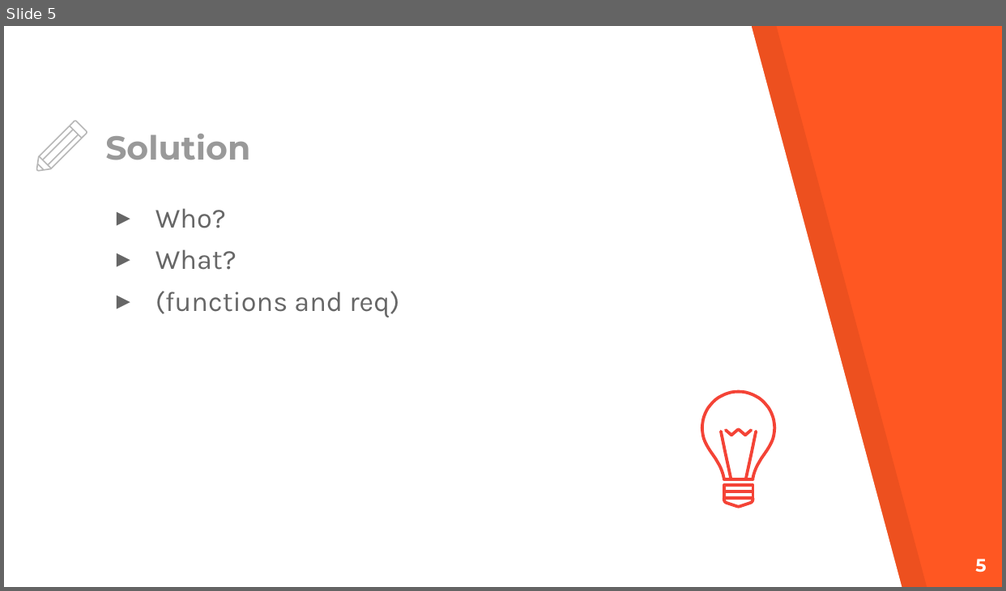
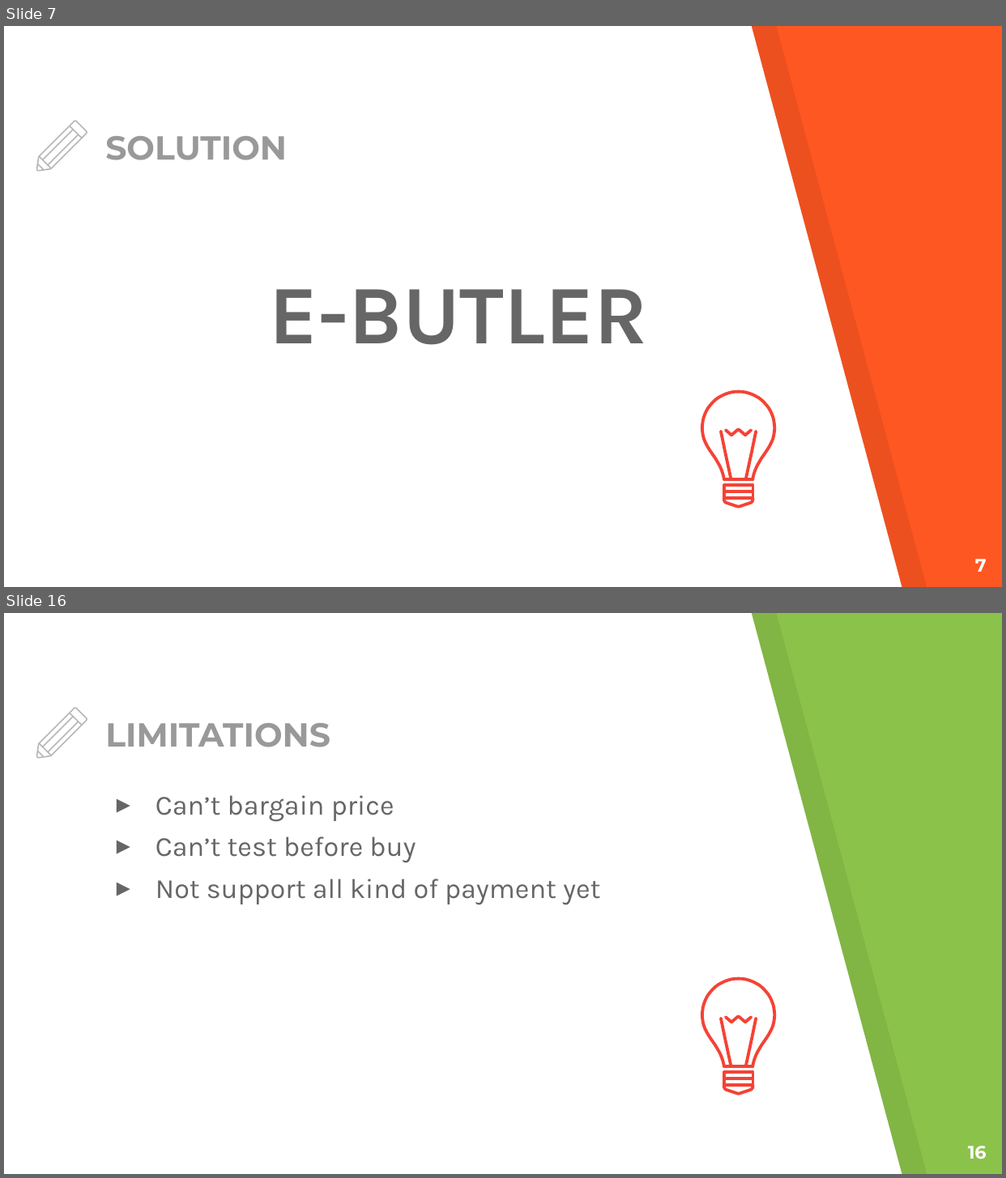
Before and after one commit to huukhang20/SWP391, a slide deck: Documents/pp_miniCap.pptx. Shown one above the other, each under a label of ours: slide 5 before the commit, slides 7 and 16 after it; the slides between them are not shown. The pictures are 1006x591 and 1006x1178 pixels, drawn with LibreOffice and Linux fonts; fonts in the diff are those of the drawing. Boxes give left, top, right and bottom in pixels: in the first picture for what was removed or moved away, otherwise in the second. Text is boxed around its words. In the diff, an @@ line names an element or a change of style, - is before the commit and + after.

```diff
--- a/Documents/pp_miniCap.pptx
+++ b/Documents/pp_miniCap.pptx
@@ slide 16 added at [4, 613, 1002, 1174], background #8BC34A; not listed: 2 template elements that a slide beside it also shows @@
@@ title added at [105, 723, 330, 747], 24 pt, text #999999, bold @@
+LIMITATIONS
@@ group added at [37, 708, 87, 759]: 6 freeform shapes @@
@@ text added at [155, 795, 600, 905], 20 pt, text #666666 @@
+▸ Can’t bargain price
+▸ Can’t test before buy
+▸ Not support all kind of payment yet
@@ group added at [702, 979, 775, 1093]: 8 freeform shapes @@
@@ page number added at [968, 1146, 987, 1159], 13 pt, text #FFFFFF, bold @@
+16
@@ what was slide 5 is now slide 7 @@
@@ slide 7 changed as well @@
@@ title at [105, 136, 287, 160]: text changed @@
-Solution
+SOLUTION
@@ text at [269, 289, 647, 345]: text changed; size 20 to 60 pt; bold on @@
-▸ Who?
-▸ What?
-▸ (functions and req)
+E-BUTLER
@@ page number at [975, 559, 987, 572]: text changed @@
-5
+7
```
Also in this commit, not shown: 6 other slides changed, 27 other slides added, 3 slides removed, 1 other file.
